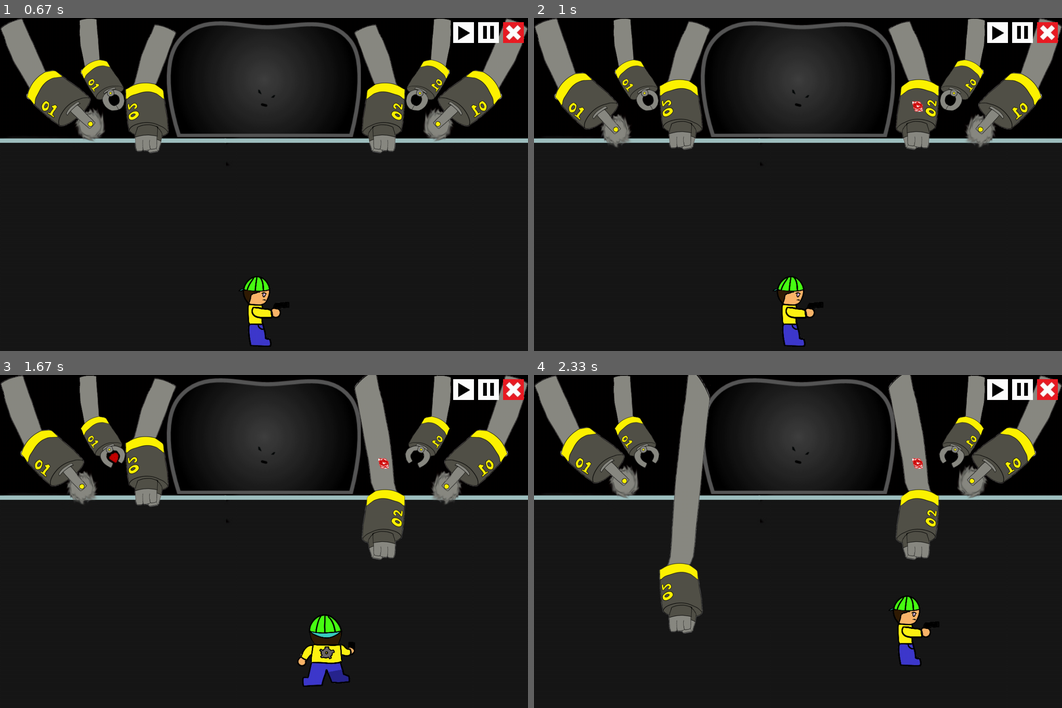
Above: before the commit, frames 1-4 (two rows, left to right).
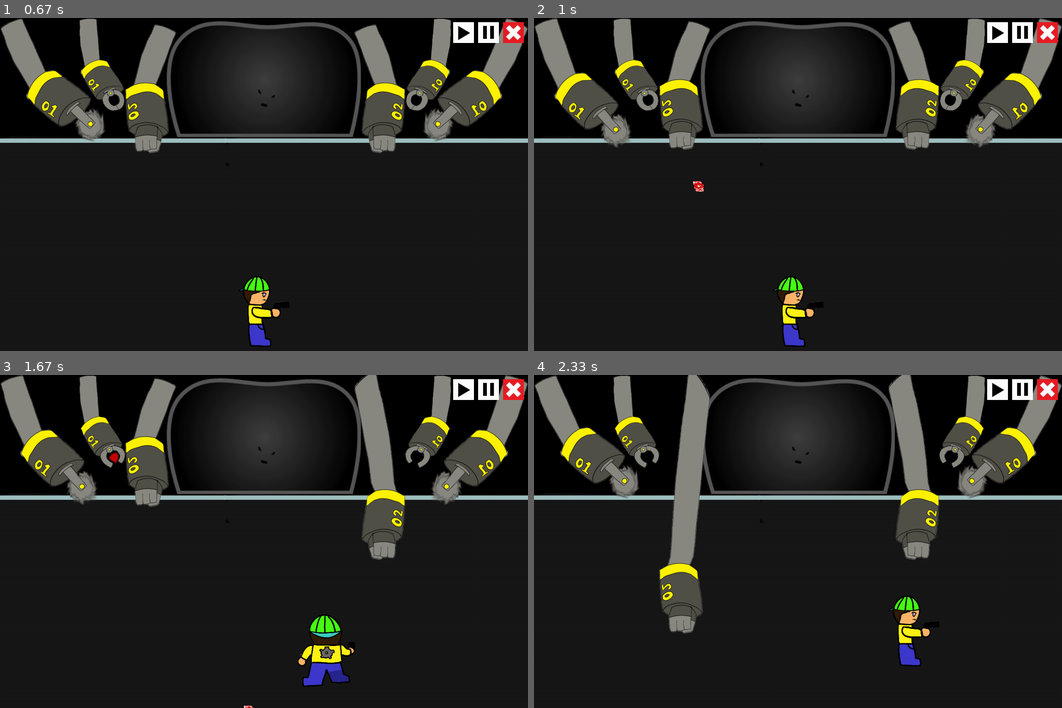
Above: after the commit, the same moments.

Repository: ss-hyun/Chilbo_pygame_pj
Game: pygame game, started from main.py
The game is run twice, just before and just after one commit, with the same random seed, the same clock (stepped at 60 frames per second) and the same inputs.
Inputs (mouse positions are in pixels of both pictures, inside the frame that each line leads up to):
- Up to frame 1 (0.67 s): click (205, 211) at 0.38 s
- Up to frame 2 (1 s): tap Z at 0.67 s
- Up to frame 3 (1.67 s): hold Right 1-1.47 s; tap Right Ctrl at 1.07, 1.37, 1.57 s; tap Alt at 1.15 s; hold Up from 1.5 s (still down)
- Up to frame 4 (2.33 s): release Up at 1.8 s; hold Right 1.83-2.3 s; tap Right Ctrl at 1.9, 2.2 s; tap Ctrl at 1.98 s

Frame 1 is identical in both runs. In frame 2, 0.1% of the frame differs, in the area x 30-74%, y 25-53%; in frame 3, less than 0.1%; in frame 4, less than 0.1%.

Commit message:
monster attack

Diff:
--- a/stage1.py
+++ b/stage1.py
@@ -256,7 +256,25 @@
                 game.monster_attack.append(atk)
                 atk.save_var['d'] = l
 
-def monster_attack_move(ch, game):
+def monster_attack_move(atk, game):
+    if atk.save_var['d'] == 1:
+        atk.pos[1] += 6
+        atk.save_var['d'] = 2
+    elif atk.save_var['d'] == 2:
+        atk.pos[0] += 3
+        atk.pos[1] += 6
+        atk.save_var['d'] = 3
+    else:
+        atk.pos[0] += 6
+        atk.pos[1] += 6
+        atk.save_var['d'] = 1
+    for user in game.user_list[:]:
+        if atk.pos[1] <= user.pos[1] + user.size[user.curr_state][1] and user.pos[0] < atk.pos[0] and atk.pos[0] < user.pos[0] + user.size[user.curr_state][0] :
+            if user.name == "user":
+                user.hp -= atk.damage
+                if user.hp <= 0:
+                    game.user_list.remove(user)
+            return False
     return True
 
 
@@ -287,8 +305,8 @@
 
                      ("boss_arm1", [ "/image/fist.png", "/image/fist_+1.png", "/image/fist_+2.png", "/image/fist_attack.png", "/image/fist_attack_+1.png", "/image/fist_attack_+2.png"  ], [ arm_move_fist_1, arm2_start, None, arm_trans ], None, 1),
                      ("boss_arm2", [ "/image/r_fist.png", "/image/r_fist_+1.png", "/image/r_fist_+2.png", "/image/r_fist_attack.png", "/image/r_fist_attack_+1.png", "/image/r_fist_attack_+2.png" ], [ arm_move_fist_2, arm1_start, None, arm_trans ], None, 1),
-                     ("boss_arm3", [ "/image/forceps_1.png", "/image/forceps_2.png", "/image/forceps_2.png", "/image/forceps_1.png", "/image/forceps_1.png" ], [ arm_move_forceps, arm4_start, monster_attack, arm_trans ], forceps_atk_info, 1),
-                     ("boss_arm4", [ "/image/r_forceps_1.png", "/image/r_forceps_2.png", "/image/r_forceps_2.png", "/image/r_forceps_1_attack_1.png", "/image/r_forceps_1_attack_2.png" ], [ arm_move_forceps, arm3_start, None, arm_trans ], None, 1),
+                     ("boss_arm3", [ "/image/forceps_1.png", "/image/forceps_2.png", "/image/forceps_2.png", "/image/forceps_1.png", "/image/forceps_1.png" ], [ arm_move_forceps, arm4_start, None, arm_trans ], None, 1),
+                     ("boss_arm4", [ "/image/r_forceps_1.png", "/image/r_forceps_2.png", "/image/r_forceps_2.png", "/image/r_forceps_1_attack_1.png", "/image/r_forceps_1_attack_2.png" ], [ arm_move_forceps, arm3_start, monster_attack, arm_trans ], forceps_atk_info, 1),
                      ("boss_arm5", [ "/image/saw2.png", "/image/saw2_+1.png", "/image/saw2_+2.png", "/image/saw2_+1.png","/image/saw2.png", "/image/saw2.png" ], [ arm_move_saw, arm5_start, None, arm_trans ], None, 1),
                      ("boss_arm6", [ "/image/r_saw2.png", "/image/r_saw2_+1.png", "/image/r_saw2_+2.png", "/image/r_saw2_+1.png", "/image/r_saw2.png", "/image/r_saw2.png" ], [ arm_move_saw, arm6_start, None, arm_trans ], None, 1),
                     ]
